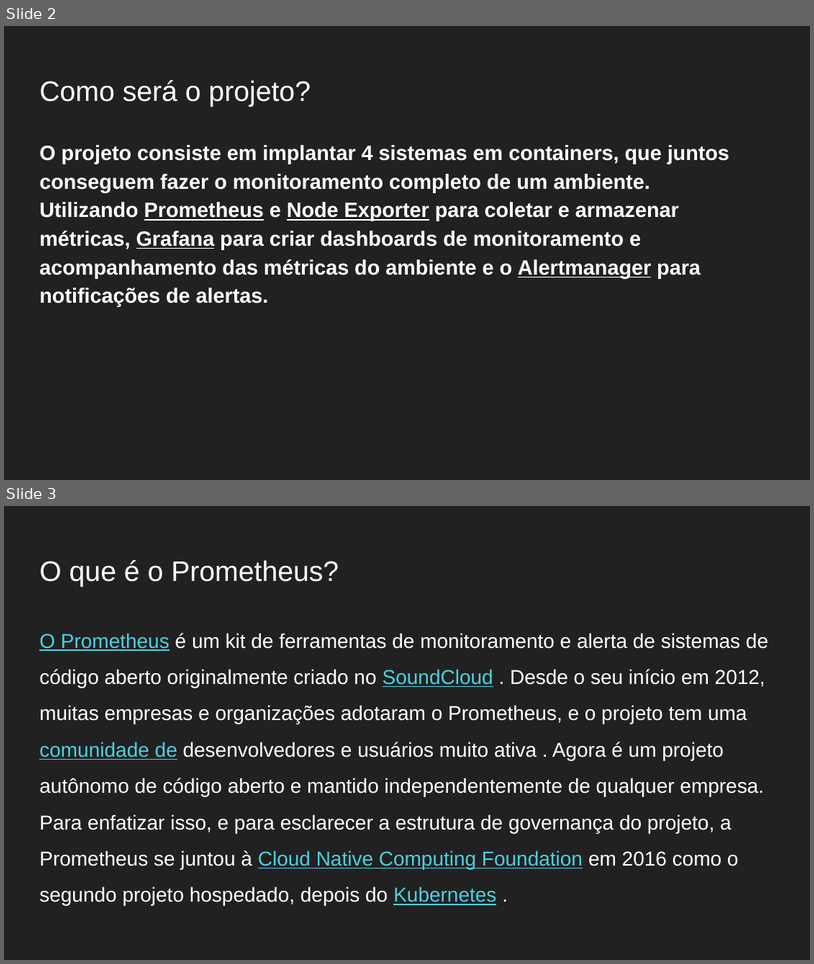
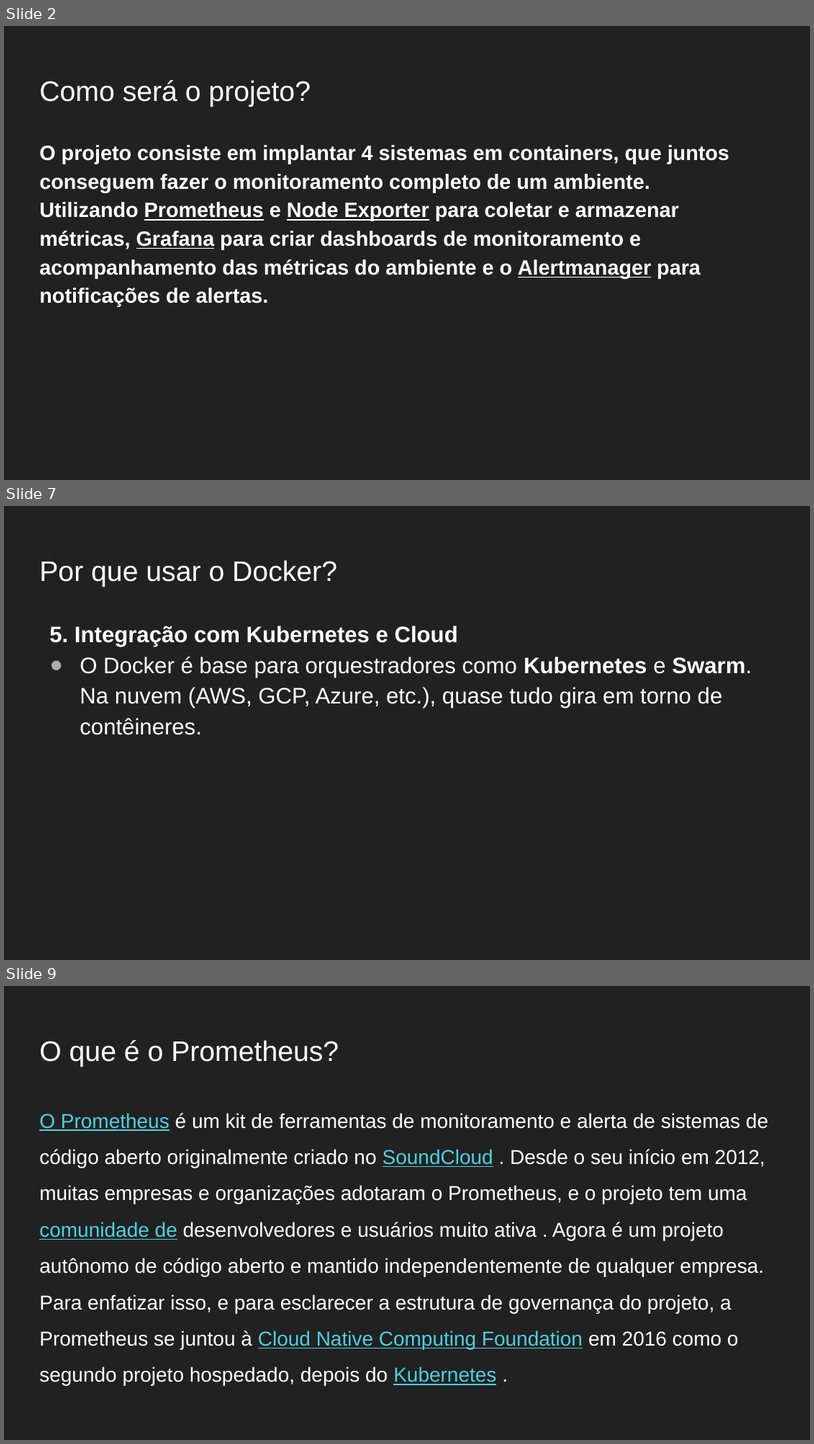
Before and after one commit to Gabrielgsn30/seminarios-docker-monitoramento, a slide deck: DIA03/Práticas DevOps com Docker e Monitoramento do Ambiente Dia 03 Projeto Monitoramento.pptx. Shown one above the other, each under a label of ours: slides 2 and 3 before the commit, slides 2, 7 and 9 after it; the slides between them are not shown. The pictures are 814x964 and 814x1444 pixels, drawn with LibreOffice and Linux fonts; fonts in the diff are those of the drawing. Boxes give left, top, right and bottom in pixels: in the first picture for what was removed or moved away, otherwise in the second. Text is boxed around its words. In the diff, an @@ line names an element or a change of style, - is before the commit and + after.

```diff
--- a/DIA03/Práticas DevOps com Docker e Monitoramento do Ambiente Dia 03 Projeto Monitoramento.pptx
+++ b/DIA03/Práticas DevOps com Docker e Monitoramento do Ambiente Dia 03 Projeto Monitoramento.pptx
@@ slide 7 added at [4,506,810,960], background #212121 @@
@@ title added at [39,560,337,587], 25.2 pt, text #FFFFFF @@
+Por que usar o Docker?
@@ text added at [49,626,752,735], 20 pt, text #FFFFFF @@
+5. Integração com Kubernetes e Cloud
+● O Docker é base para orquestradores como Kubernetes e Swarm.
+  Na nuvem (AWS, GCP, Azure, etc.), quase tudo gira em torno de contêineres.
@@ what was slide 3 is now slide 9 @@
```
Also in this commit, not shown: 3 slides changed, 5 other slides added, 4 other files.
